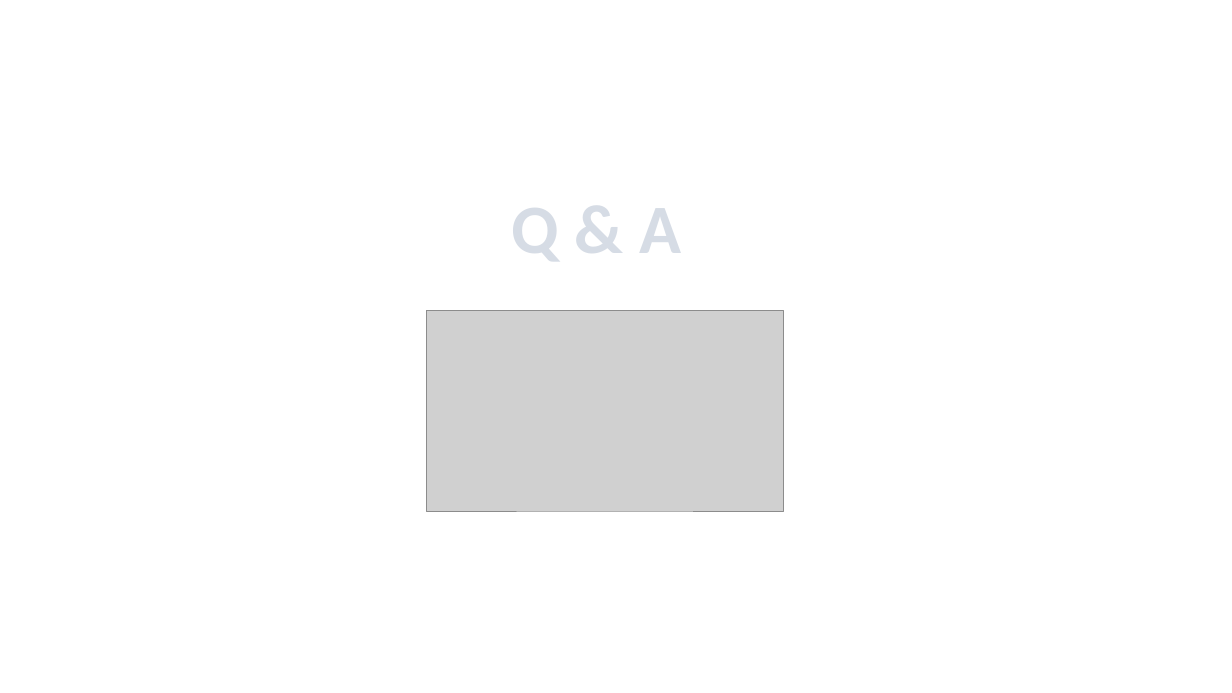
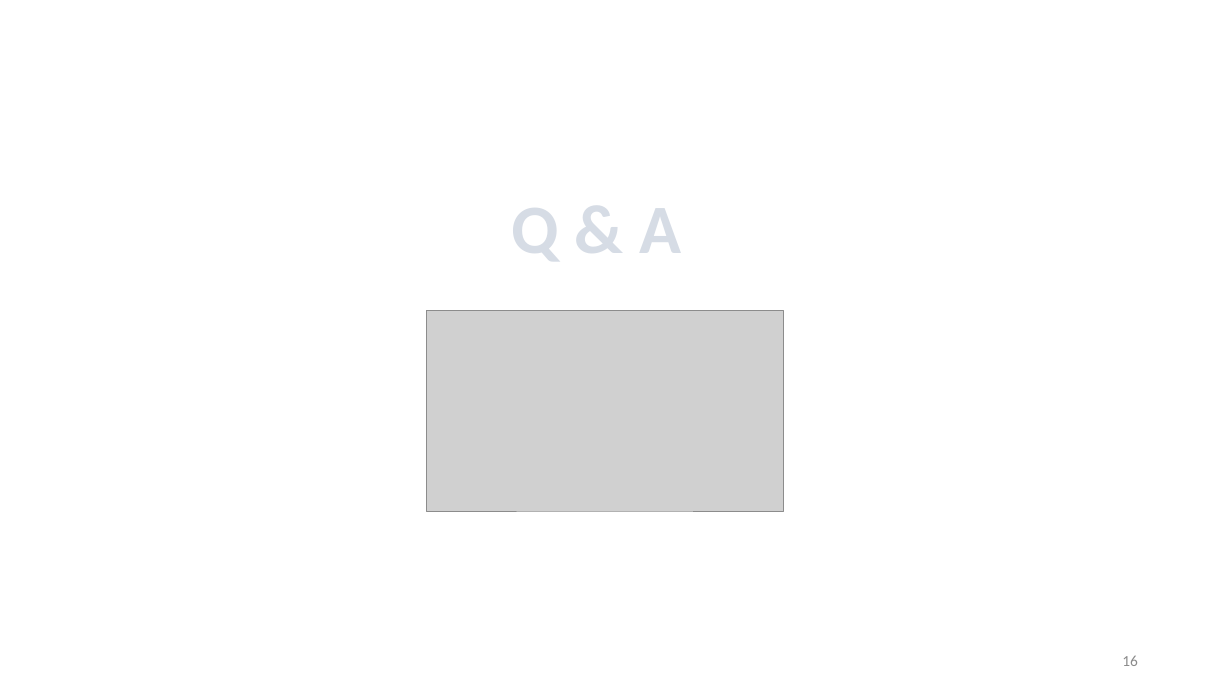
Before and after one commit to chris-nthu/communication, a slide deck: slide 16 of wireless_network/PaperReading/Report.pptx (slide 10 before the commit). Drawn at 1232x693 pixels with LibreOffice and Linux fonts; fonts in the diff are those of the drawing; grey boxes stand for pictures. Boxes give left, top, right and bottom in pixels: in the first picture for what was removed or moved away, otherwise in the second. Text is boxed around its words. In the diff, an @@ line names an element or a change of style, - is before the commit and + after.

```diff
--- a/wireless_network/PaperReading/Report.pptx
+++ b/wireless_network/PaperReading/Report.pptx
@@ page number added at (1122,655,1138,666), 12 pt, text #8C8C8C @@
+16
```
Also in this commit, not shown: 7 other slides changed, 9 slides added, 3 slides removed, 1 other file.
